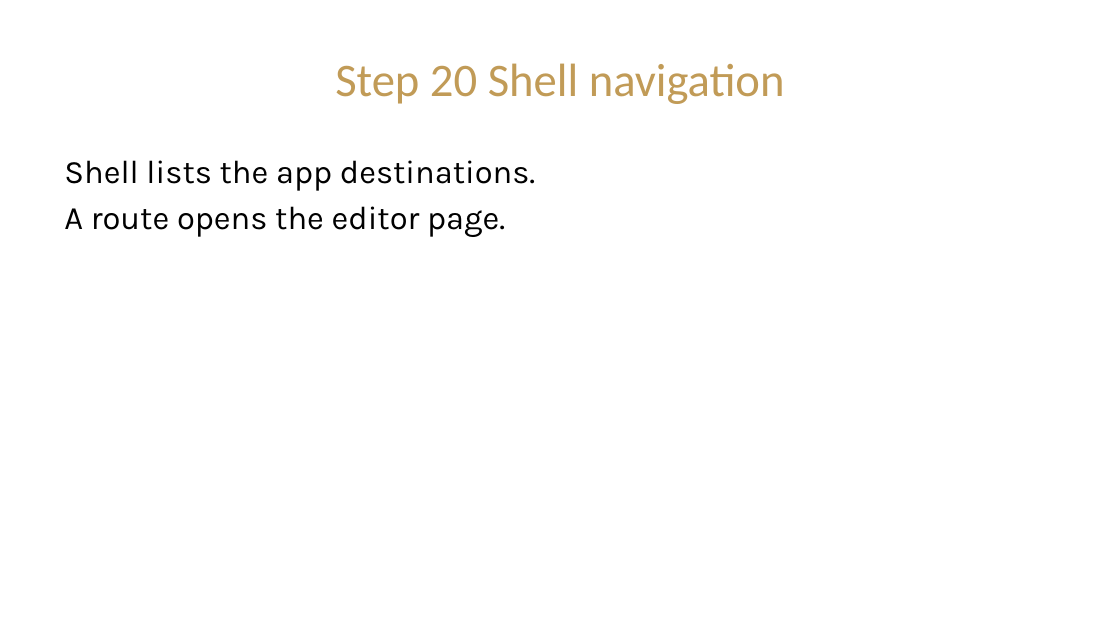
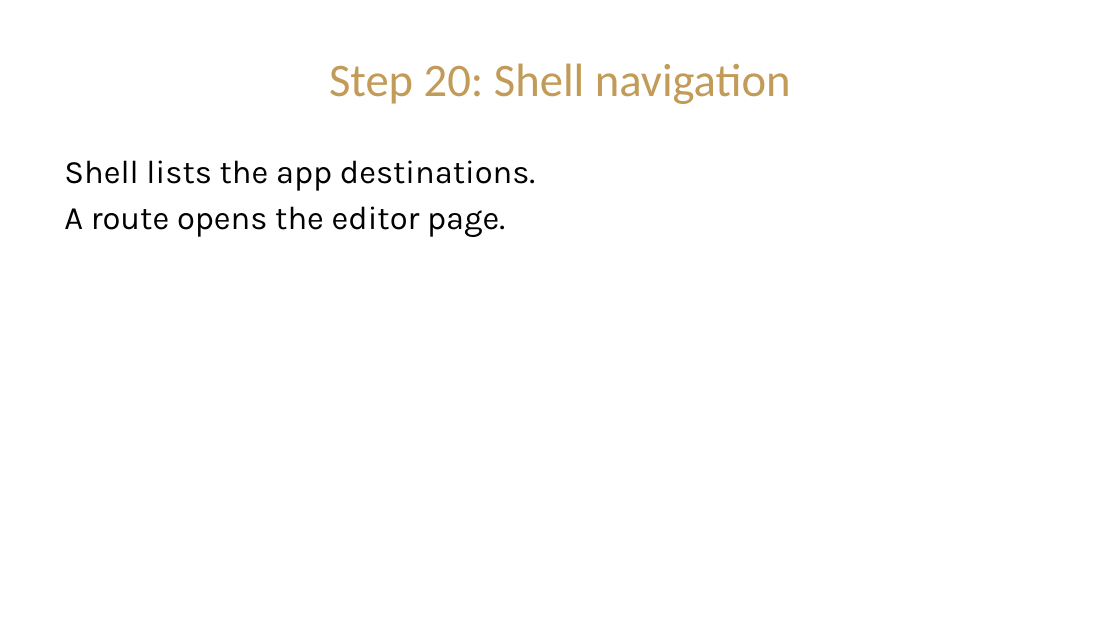
Before and after one commit to CIST-2220-Fall-2026/ProjectCostEstimator-RJG, a slide deck: slide 13 of Presentations/Module_1_Build_the_IoT_Estimator_Presentation.pptx (slide 11 before the commit). Drawn at 1120x630 pixels with LibreOffice and Linux fonts; fonts in the diff are those of the drawing; background and template pictures are left out. Boxes give left, top, right and bottom in pixels: in the first picture for what was removed or moved away, otherwise in the second. Text is boxed around its words. In the diff, an @@ line names an element or a change of style, - is before the commit and + after.

```diff
--- a/Presentations/Module_1_Build_the_IoT_Estimator_Presentation.pptx
+++ b/Presentations/Module_1_Build_the_IoT_Estimator_Presentation.pptx
@@ title at box(329, 63, 791, 104): text changed @@
-Step 20 Shell navigation
+Step 20: Shell navigation
```
Also in this commit, not shown: 12 other slides changed, 4 slides added, 1 slide removed, 11 other files.
